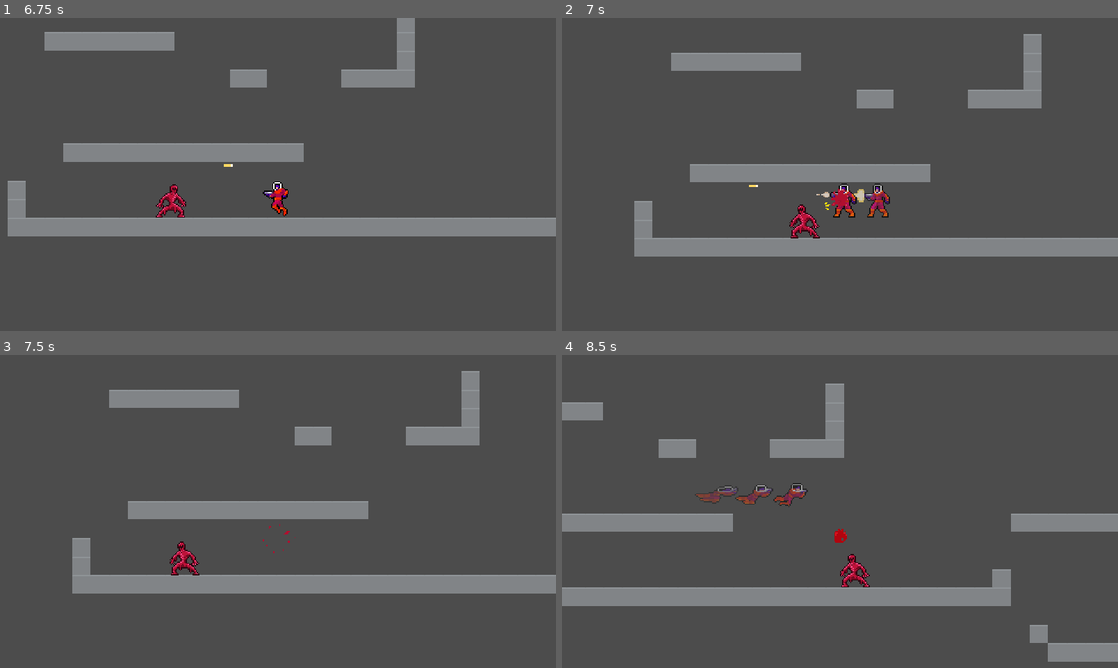
Above: before the commit, frames 1-4 (two rows, left to right).
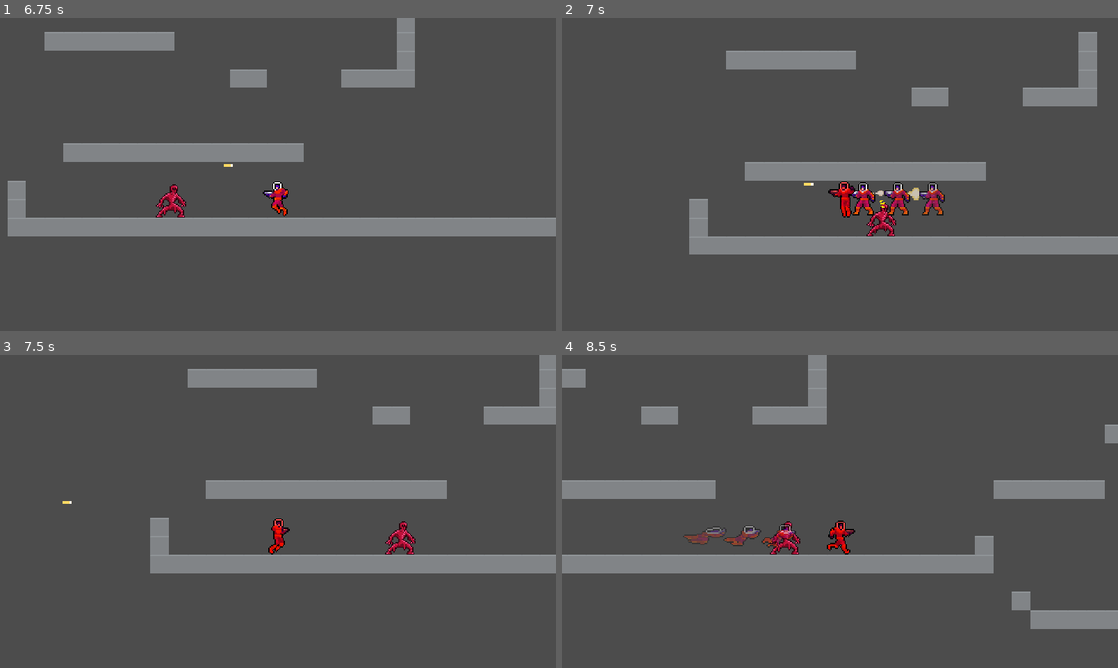
Above: after the commit, the same moments.

Repository: JuroUhlar/red_cascade
Game: Godot game, scene res://scenes/World.tscn
The game is run twice, just before and just after one commit, with the same random seed, the same clock (stepped at 60 frames per second) and the same inputs.
Inputs:
- Up to frame 1 (6.75 s): tap Enter at 0.5 s; hold D (move_right) 0.53-2.03 s; tap X (dash) at 0.6, 1.35, 2.3, 2.85, 3.6, 4.55, 5.1, 5.85 s; tap Space (jump) at 0.77, 1.52, 3.02, 3.77, 4.52, 6.02 s; hold A (move_left) 2.03-2.78 s; hold Z (shoot) 2.03-2.78 s; hold D (move_right) 2.78-4.28 s; hold A (move_left) 4.28-5.03 s; tap Z (shoot) at 4.35 s; hold D (move_right) 5.03-5.78 s; hold A (move_left) from 5.78 s (still down); hold Z (shoot) from 6.53 s (still down)
- Up to frame 2 (7 s): keep holding A (move_left); keep holding Z (shoot); tap Space (jump) at 6.77 s; tap X (dash) at 6.8 s
- Up to frame 3 (7.5 s): release A (move_left) at 7.28 s; release Z (shoot) at 7.28 s; hold D (move_right) from 7.28 s (still down); tap X (dash) at 7.35 s
- Up to frame 4 (8.5 s): keep holding D (move_right); tap Space (jump) at 7.52 s; tap X (dash) at 8.1 s

Frame 1 is identical in both runs. In frame 2, 10% of the frame differs, in the area x 13-100%, y 4-77%; in frame 3, 22%; in frame 4, 24%, in the area x 0-100%, y 0-98%.

Commit message:
Player can dash through enemy

Diff:
--- a/scenes/Enemy.tscn
+++ b/scenes/Enemy.tscn
@@ -16,7 +16,7 @@
 
 [node name="Enemy" type="KinematicBody2D"]
 collision_layer = 2
-collision_mask = 13
+collision_mask = 12
 script = ExtResource( 1 )
 
 [node name="CollisionShape2D" type="CollisionShape2D" parent="."]
@@ -28,6 +28,7 @@
 frames = SubResource( 2 )
 
 [node name="VisibilityEnabler2D" type="VisibilityEnabler2D" parent="."]
+visible = false
 rect = Rect2( -80, -80, 160, 160 )
 process_parent = true
 physics_process_parent = true
--- a/scripts/Player.gd
+++ b/scripts/Player.gd
@@ -165,7 +165,8 @@
 
 func _on_enemy_detector_body_entered(body):
 	if body.is_in_group("enemies"):
-		die()
+		if (!dashing):
+			die()
 
 func die():
 	dying = true
